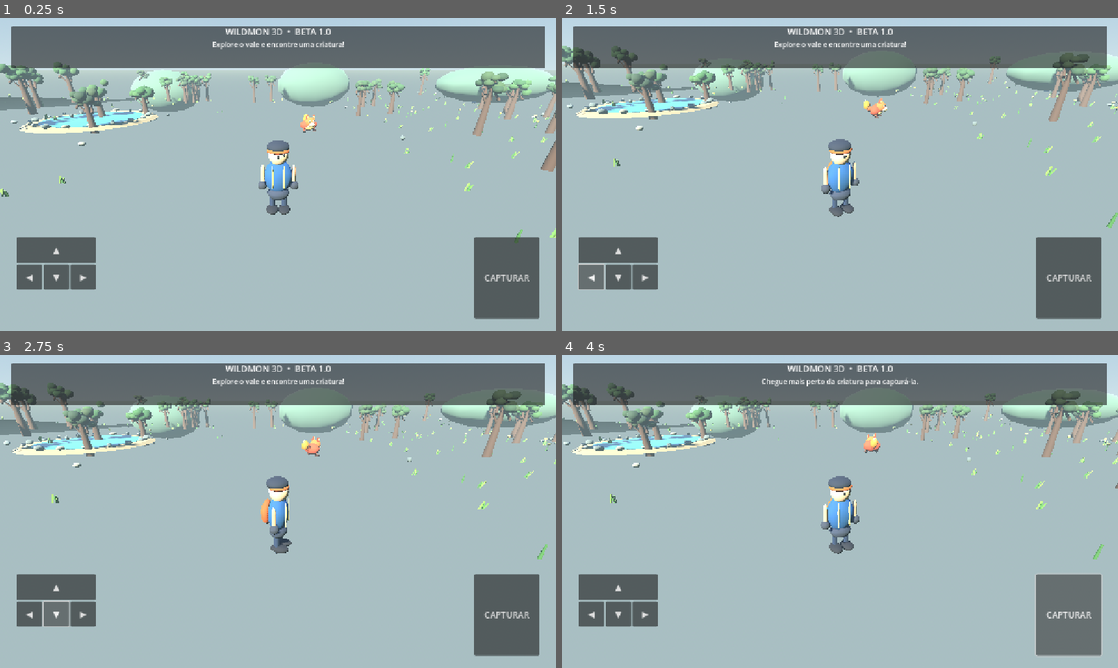
Above: before the commit, frames 1-4 (two rows, left to right).
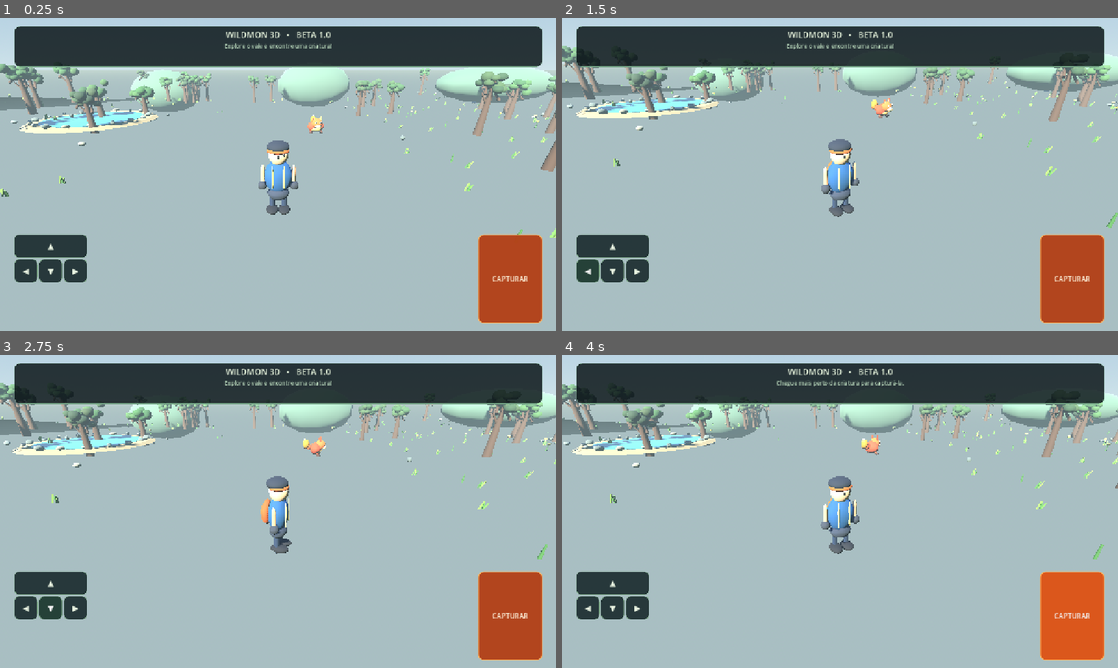
Above: after the commit, the same moments.

Repository: ealvim07-gif/wildmon-3d
Game: Godot game, scene res://scenes/main.tscn
Two runs of this game, one before a commit and one after it. Both use one fixed random seed, a clock stepped at 60 frames per second and the inputs below.
Inputs:
- Up to frame 1 (0.25 s): no input
- Up to frame 2 (1.5 s): click "▲" at 0.5 s; click "◀" at 1.25 s
- Up to frame 3 (2.75 s): click "▼" at 2 s
- Up to frame 4 (4 s): click "▶" at 2.75 s; click "CAPTURAR" at 3.5 s

The runs differ from the first frame. In frame 1, 19% of the frame differs, in the area x 2-98%, y 2-98%; in frame 2, 19%; in frame 3, 19%; in frame 4, 19%.

Commit message:
Polish Beta 1.0 HUD and add creature and player motion

Diff:
--- a/scripts/game.gd
+++ b/scripts/game.gd
@@ -5,8 +5,10 @@
 const CAMERA_DISTANCE := 6.5
 
 var player: CharacterBody3D
+var player_model: Node3D
 var camera: Camera3D
 var creature: Node3D
+var creature_home := Vector3(2.5, 0.72, -9.0)
 var creature_captured := false
 var creature_in_range := false
 var look_yaw := 0.0
@@ -47,8 +49,9 @@
 	camera.global_position = camera.global_position.lerp(target + cam_offset, min(delta * 5.0, 1.0))
 	camera.look_at(target, Vector3.UP)
 	if creature and not creature_captured:
-		creature.rotate_y(delta * 0.8)
-		creature.position.y = 0.75 + sin(Time.get_ticks_msec() * 0.002) * 0.12
+		creature.rotate_y(delta * 0.55)
+		var creature_clock := Time.get_ticks_msec() * 0.00045
+		creature.position = creature_home + Vector3(sin(creature_clock) * 0.55, sin(creature_clock * 4.0) * 0.10, cos(creature_clock * 0.8) * 0.32)
 		var now_in_range := player.global_position.distance_to(creature.global_position) < 3.0
 		if now_in_range != creature_in_range:
 			creature_in_range = now_in_range
@@ -82,6 +85,11 @@
 		player.global_position = bounded_position
 		player.velocity.x = 0.0
 		player.velocity.z = 0.0
+	if player_model:
+		var moving := direction.length() > 0.1
+		var gait := sin(Time.get_ticks_msec() * 0.012) if moving else 0.0
+		player_model.position.y = absf(gait) * 0.045
+		player_model.rotation.z = lerpf(player_model.rotation.z, gait * 0.025, min(delta * 8.0, 1.0))
 	if direction.length() > 0.1:
 		player.rotation.y = lerp_angle(player.rotation.y, atan2(direction.x, direction.z) + PI, min(delta * TURN_SPEED, 1.0))
 
@@ -425,22 +433,24 @@
 	body.shape = capsule
 	body.position.y = 0.88
 	player.add_child(body)
-
-	_add_sphere_part(player, Vector3(0, 1.20, 0), Vector3(0.43, 0.55, 0.31), Color(0.12, 0.31, 0.48))
-	_add_sphere_part(player, Vector3(0, 1.92, 0.015), Vector3(0.30, 0.34, 0.29), Color(0.88, 0.67, 0.52))
-	_add_sphere_part(player, Vector3(0, 2.13, -0.025), Vector3(0.34, 0.18, 0.32), Color(0.12, 0.15, 0.19))
-	_add_sphere_part(player, Vector3(0, 2.04, 0.015), Vector3(0.34, 0.10, 0.31), Color(0.86, 0.33, 0.12))
-	_add_sphere_part(player, Vector3(0, 0.63, 0), Vector3(0.34, 0.22, 0.27), Color(0.17, 0.20, 0.25))
-	_add_sphere_part(player, Vector3(0, 1.22, -0.34), Vector3(0.29, 0.39, 0.18), Color(0.72, 0.31, 0.12))
-	_add_sphere_part(player, Vector3(-0.17, 1.26, 0.27), Vector3(0.035, 0.40, 0.035), Color(0.91, 0.75, 0.42))
-	_add_sphere_part(player, Vector3(0.17, 1.26, 0.27), Vector3(0.035, 0.40, 0.035), Color(0.91, 0.75, 0.42))
+	player_model = Node3D.new()
+	player.add_child(player_model)
+
+	_add_sphere_part(player_model, Vector3(0, 1.20, 0), Vector3(0.43, 0.55, 0.31), Color(0.12, 0.31, 0.48))
+	_add_sphere_part(player_model, Vector3(0, 1.92, 0.015), Vector3(0.30, 0.34, 0.29), Color(0.88, 0.67, 0.52))
+	_add_sphere_part(player_model, Vector3(0, 2.13, -0.025), Vector3(0.34, 0.18, 0.32), Color(0.12, 0.15, 0.19))
+	_add_sphere_part(player_model, Vector3(0, 2.04, 0.015), Vector3(0.34, 0.10, 0.31), Color(0.86, 0.33, 0.12))
+	_add_sphere_part(player_model, Vector3(0, 0.63, 0), Vector3(0.34, 0.22, 0.27), Color(0.17, 0.20, 0.25))
+	_add_sphere_part(player_model, Vector3(0, 1.22, -0.34), Vector3(0.29, 0.39, 0.18), Color(0.72, 0.31, 0.12))
+	_add_sphere_part(player_model, Vector3(-0.17, 1.26, 0.27), Vector3(0.035, 0.40, 0.035), Color(0.91, 0.75, 0.42))
+	_add_sphere_part(player_model, Vector3(0.17, 1.26, 0.27), Vector3(0.035, 0.40, 0.035), Color(0.91, 0.75, 0.42))
 	for side in [-1.0, 1.0]:
-		_add_capsule_part(player, Vector3(side * 0.47, 1.18, 0), Vector3(0.13, 0.40, 0.13), Color(0.82, 0.57, 0.42))
-		_add_sphere_part(player, Vector3(side * 0.49, 0.91, 0.02), Vector3(0.14, 0.14, 0.14), Color(0.18, 0.20, 0.23))
-		_add_capsule_part(player, Vector3(side * 0.19, 0.32, 0), Vector3(0.16, 0.42, 0.17), Color(0.12, 0.18, 0.27))
-		_add_sphere_part(player, Vector3(side * 0.19, 0.10, 0.10), Vector3(0.19, 0.11, 0.29), Color(0.09, 0.10, 0.12))
-	_add_sphere_part(player, Vector3(0, 1.91, 0.285), Vector3(0.045, 0.045, 0.035), Color(0.10, 0.09, 0.08))
-	_add_sphere_part(player, Vector3(0.17, 1.97, 0.27), Vector3(0.035, 0.045, 0.025), Color(0.10, 0.09, 0.08))
+		_add_capsule_part(player_model, Vector3(side * 0.47, 1.18, 0), Vector3(0.13, 0.40, 0.13), Color(0.82, 0.57, 0.42))
+		_add_sphere_part(player_model, Vector3(side * 0.49, 0.91, 0.02), Vector3(0.14, 0.14, 0.14), Color(0.18, 0.20, 0.23))
+		_add_capsule_part(player_model, Vector3(side * 0.19, 0.32, 0), Vector3(0.16, 0.42, 0.17), Color(0.12, 0.18, 0.27))
+		_add_sphere_part(player_model, Vector3(side * 0.19, 0.10, 0.10), Vector3(0.19, 0.11, 0.29), Color(0.09, 0.10, 0.12))
+	_add_sphere_part(player_model, Vector3(0, 1.91, 0.285), Vector3(0.045, 0.045, 0.035), Color(0.10, 0.09, 0.08))
+	_add_sphere_part(player_model, Vector3(0.17, 1.97, 0.27), Vector3(0.035, 0.045, 0.025), Color(0.10, 0.09, 0.08))
 
 	camera = Camera3D.new()
 	camera.current = true
@@ -451,7 +461,7 @@
 
 func _build_creature() -> void:
 	creature = Node3D.new()
-	creature.position = Vector3(2.5, 0.72, -9)
+	creature.position = creature_home
 	add_child(creature)
 	# Brasafofo: raposa elemental original, com focinho, marcas e cauda flamejante.
 	_add_sphere_part(creature, Vector3(0, 0.02, 0), Vector3(0.70, 0.45, 0.43), Color(0.78, 0.22, 0.075))
@@ -480,38 +490,58 @@
 func _build_ui() -> void:
 	var layer := CanvasLayer.new()
 	add_child(layer)
+
 	var panel := PanelContainer.new()
-	panel.anchor_left = 0.02
+	panel.anchor_left = 0.025
 	panel.anchor_top = 0.025
-	panel.anchor_right = 0.98
-	panel.anchor_bottom = 0.16
+	panel.anchor_right = 0.975
+	panel.anchor_bottom = 0.155
+	var panel_style := StyleBoxFlat.new()
+	panel_style.bg_color = Color(0.035, 0.075, 0.085, 0.84)
+	panel_style.border_color = Color(0.47, 0.66, 0.54, 0.75)
+	panel_style.set_border_width_all(1)
+	panel_style.set_corner_radius_all(13)
+	panel_style.content_margin_left = 12
+	panel_style.content_margin_right = 12
+	panel_style.content_margin_top = 7
+	panel_style.content_margin_bottom = 7
+	panel.add_theme_stylebox_override("panel", panel_style)
 	layer.add_child(panel)
+
 	var vbox := VBoxContainer.new()
+	vbox.add_theme_constant_override("separation", 3)
 	panel.add_child(vbox)
 	var title := Label.new()
-	title.text = "WILDMON 3D  •  BETA 1.0"
+	title.text = "WILDMON 3D   •   BETA 1.0"
 	title.horizontal_alignment = HORIZONTAL_ALIGNMENT_CENTER
-	title.add_theme_font_size_override("font_size", 20)
+	title.add_theme_font_size_override("font_size", 19)
+	title.add_theme_color_override("font_color", Color(0.91, 0.96, 0.87))
 	vbox.add_child(title)
 	status_label = Label.new()
 	status_label.horizontal_alignment = HORIZONTAL_ALIGNMENT_CENTER
-	status_label.text = "Carregando..."
+	status_label.add_theme_font_size_override("font_size", 13)
+	status_label.add_theme_color_override("font_color", Color(0.72, 0.84, 0.73))
+	status_label.text = "Explore o vale e encontre uma criatura!"
 	vbox.add_child(status_label)
 
 	var controls := HBoxContainer.new()
-	controls.anchor_left = 0.03
-	controls.anchor_top = 0.70
-	controls.anchor_right = 0.97
-	controls.anchor_bottom = 0.96
+	controls.anchor_left = 0.025
+	controls.anchor_top = 0.69
+	controls.anchor_right = 0.975
+	controls.anchor_bottom = 0.975
 	controls.alignment = BoxContainer.ALIGNMENT_CENTER
+	controls.add_theme_constant_override("separation", 12)
 	layer.add_child(controls)
+
 	var left_col := VBoxContainer.new()
+	left_col.add_theme_constant_override("separation", 3)
 	controls.add_child(left_col)
 	var up := _make_button("▲")
 	left_col.add_child(up)
 	up.button_down.connect(func(): touch_forward = true)
 	up.button_up.connect(func(): touch_forward = false)
 	var middle := HBoxContainer.new()
+	middle.add_theme_constant_override("separation", 3)
 	left_col.add_child(middle)
 	var left := _make_button("◀")
 	middle.add_child(left)
@@ -525,19 +555,48 @@
 	middle.add_child(right)
 	right.button_down.connect(func(): touch_right = true)
 	right.button_up.connect(func(): touch_right = false)
+
 	var spacer := Control.new()
 	spacer.size_flags_horizontal = Control.SIZE_EXPAND_FILL
 	controls.add_child(spacer)
 	capture_button = _make_button("CAPTURAR")
-	capture_button.custom_minimum_size = Vector2(150, 66)
+	capture_button.custom_minimum_size = Vector2(148, 62)
+	capture_button.add_theme_font_size_override("font_size", 16)
+	var capture_style := StyleBoxFlat.new()
+	capture_style.bg_color = Color(0.70, 0.25, 0.09, 0.96)
+	capture_style.border_color = Color(1.0, 0.72, 0.38)
+	capture_style.set_border_width_all(2)
+	capture_style.set_corner_radius_all(12)
+	capture_button.add_theme_stylebox_override("normal", capture_style)
+	var capture_hover := capture_style.duplicate()
+	capture_hover.bg_color = Color(0.86, 0.34, 0.11, 1.0)
+	capture_button.add_theme_stylebox_override("hover", capture_hover)
+	var capture_pressed := capture_style.duplicate()
+	capture_pressed.bg_color = Color(0.48, 0.16, 0.06, 1.0)
+	capture_button.add_theme_stylebox_override("pressed", capture_pressed)
+	capture_button.add_theme_color_override("font_color", Color(1.0, 0.96, 0.87))
 	capture_button.pressed.connect(_try_capture)
 	controls.add_child(capture_button)
 
 func _make_button(text_value: String) -> Button:
 	var button := Button.new()
 	button.text = text_value
-	button.custom_minimum_size = Vector2(58, 58)
-	button.add_theme_font_size_override("font_size", 20)
+	button.custom_minimum_size = Vector2(54, 54)
+	button.add_theme_font_size_override("font_size", 18)
+	button.add_theme_color_override("font_color", Color(0.91, 0.95, 0.88))
+	button.focus_mode = Control.FOCUS_NONE
+	var normal := StyleBoxFlat.new()
+	normal.bg_color = Color(0.055, 0.12, 0.13, 0.84)
+	normal.border_color = Color(0.50, 0.67, 0.54, 0.85)
+	normal.set_border_width_all(1)
+	normal.set_corner_radius_all(11)
+	button.add_theme_stylebox_override("normal", normal)
+	var hover := normal.duplicate()
+	hover.bg_color = Color(0.12, 0.23, 0.19, 0.95)
+	button.add_theme_stylebox_override("hover", hover)
+	var pressed := normal.duplicate()
+	pressed.bg_color = Color(0.20, 0.33, 0.22, 1.0)
+	button.add_theme_stylebox_override("pressed", pressed)
 	return button
 
 func _try_capture() -> void:
